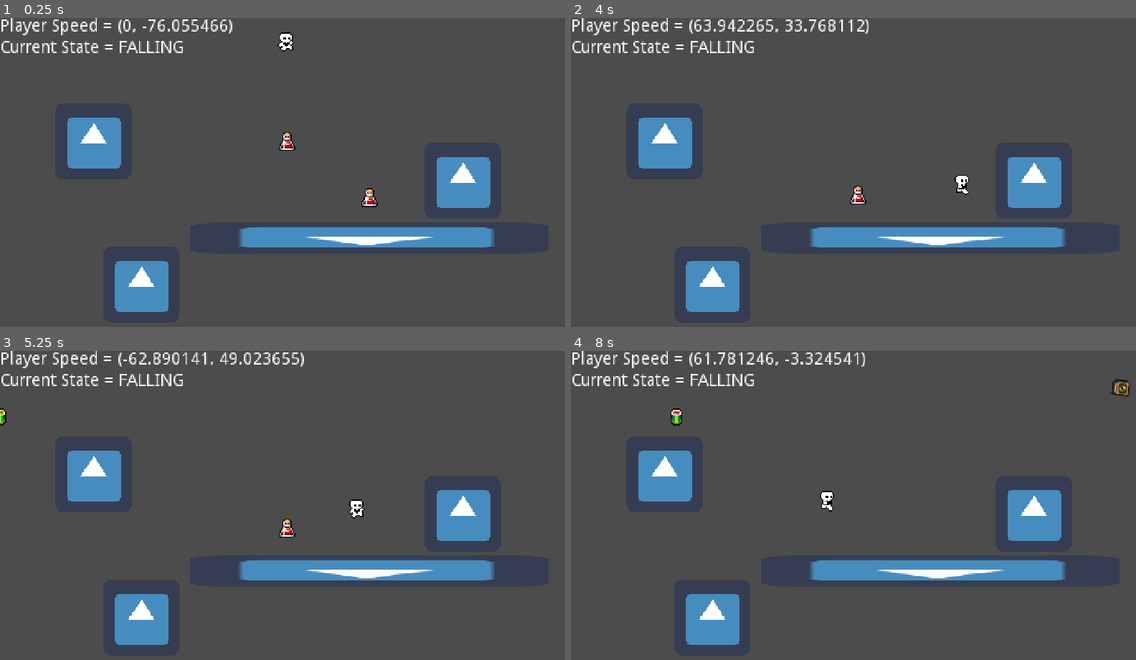
Above: before the commit, frames 1-4 (two rows, left to right).
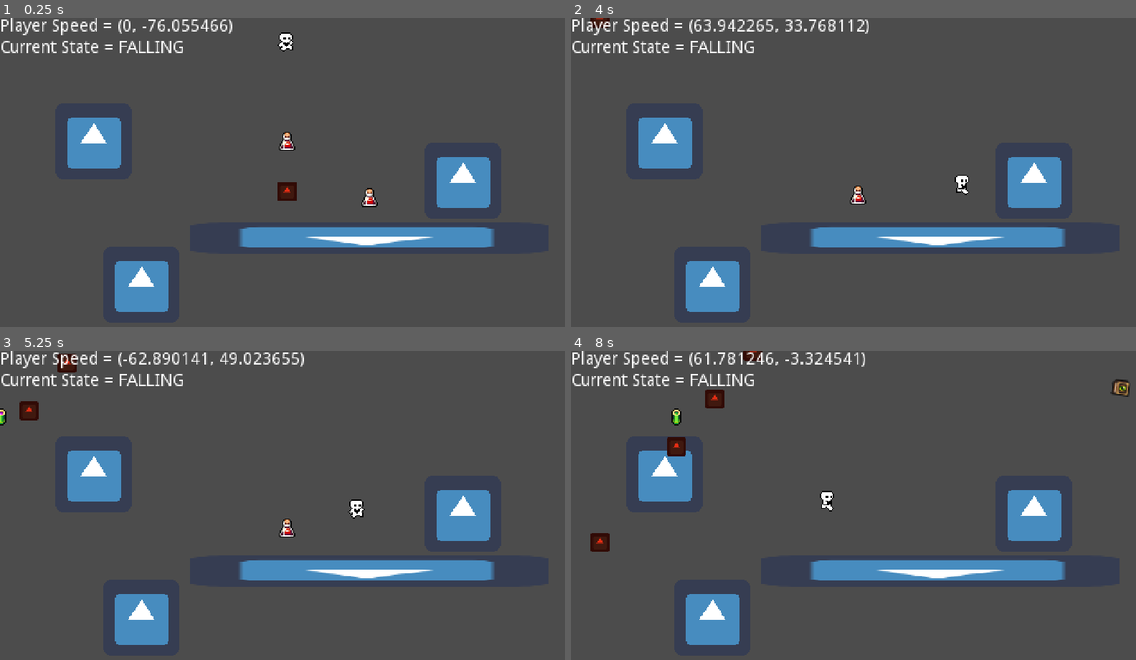
Above: after the commit, the same moments.

Repository: OldxAge/Math-Blaster-Remaster
Game: Godot game, scene res://scenes/game/game_world.tscn
The game is run twice, just before and just after one commit, with the same random seed, the same clock (stepped at 60 frames per second) and the same inputs. The engine's default icon, where the game draws it, is replaced by a stand-in: a white triangle on a blue panel in a dark square.
Inputs:
- Up to frame 1 (0.25 s): no input
- Up to frame 2 (4 s): hold Right (move_right) 0.53-2.03 s; tap Space (jump) at 0.77, 1.52, 3.02, 3.77 s; hold Left (move_left) 2.03-2.78 s; hold Right (move_right) from 2.78 s (still down)
- Up to frame 3 (5.25 s): release Right (move_right) at 4.28 s; hold Left (move_left) 4.28-5.03 s; tap Space (jump) at 4.52 s; hold Right (move_right) from 5.03 s (still down)
- Up to frame 4 (8 s): release Right (move_right) at 5.78 s; hold Left (move_left) 5.78-7.28 s; tap Space (jump) at 6.02, 6.77, 7.52 s; hold Right (move_right) from 7.28 s (still down)

The runs differ from the first frame. In frame 1, 0.2% of the frame differs, in the area x 49-53%, y 53-60%; in frame 2, less than 0.1%; in frame 3, 0.4%; in frame 4, 0.8%, in the area x 3-34%, y 0-65%.

Commit message:
Added Basic Bullet Functionality
Created Bullet Spawner and Bullet object
Still needs work, but currently Player is capable of firing bullets when pressing up key, Aliens can fire down on a timer as they traverse the screen, and bullets are invisible upon collision with anything but bullets.
Need to fix bullet spawn rate (add more bullets in queque?) and have them affect meteors, aliens, and player

Diff:
--- a/Math Blaster Remaster/project.godot
+++ b/Math Blaster Remaster/project.godot
@@ -47,6 +47,10 @@
 config/name="Math Blaster Remaster"
 run/main_scene="res://scenes/game/game_world.tscn"
 config/icon="res://assets/sprites/icon.png"
+
+[autoload]
+
+BulletSpawner="*res://scenes/game/weapons/BulletSpawner.tscn"
 
 [display]
 
@@ -103,6 +107,7 @@
 2d_physics/layer_2="player"
 2d_physics/layer_3="items"
 2d_physics/layer_4="bullets"
+2d_physics/layer_5="enemies"
 
 [physics]
 
--- a/Math Blaster Remaster/scenes/game/HazardSpawner.gd
+++ b/Math Blaster Remaster/scenes/game/HazardSpawner.gd
@@ -35,6 +35,7 @@
 		else:
 			_aliens[_alienIndex].moveLeft()
 		_aliens[_alienIndex].visible = true
+		_aliens[_alienIndex].startTimer()
 		if(_alienIndex >= _aliens.size() - 1):
 			_alienIndex = 0
 		else:
--- a/Math Blaster Remaster/scenes/game/characters/player.gd
+++ b/Math Blaster Remaster/scenes/game/characters/player.gd
@@ -28,6 +28,7 @@
 var speed
 
 onready var _animation_player = $AnimatedSprite
+onready var _fire_point = $Firepoint
 
 var _current_state
 var _can_crawl
--- a/Math Blaster Remaster/scenes/game/characters/player.tscn
+++ b/Math Blaster Remaster/scenes/game/characters/player.tscn
@@ -45,3 +45,6 @@
 
 [node name="Ladder" type="Node" parent="StateMachine"]
 script = ExtResource( 7 )
+
+[node name="Firepoint" type="Position2D" parent="."]
+position = Vector2( 0, -27 )
--- a/Math Blaster Remaster/scenes/game/characters/state_machine/states/Air.gd
+++ b/Math Blaster Remaster/scenes/game/characters/state_machine/states/Air.gd
@@ -45,5 +45,7 @@
 		pressed = false
 		player._animation_player.play("falling")
 		player._current_state = "FALLING"
-	elif (Input.is_action_just_pressed("move_up") or Input.is_action_just_pressed("move_down")) and player._can_climb:
-		state_machine.transition_to("Climb", {do_climb = true})
+	elif (Input.is_action_just_pressed("move_up")):
+		BulletSpawner.releaseNewBullet(player._fire_point.get_global_position(), -1)
+#	elif (Input.is_action_just_pressed("move_up") or Input.is_action_just_pressed("move_down")) and player._can_climb:
+#		state_machine.transition_to("Climb", {do_climb = true})
--- a/Math Blaster Remaster/scenes/game/characters/state_machine/states/Ground.gd
+++ b/Math Blaster Remaster/scenes/game/characters/state_machine/states/Ground.gd
@@ -49,7 +49,9 @@
 	# State Transition if statements
 	if Input.is_action_just_pressed("jump") and player._can_jump:
 		state_machine.transition_to("Air")
-	elif (Input.is_action_just_pressed("move_up") or Input.is_action_just_pressed("move_down")) and player._can_climb:
-		state_machine.transition_to("Climb", {do_climb = true})
+	elif (Input.is_action_just_pressed("move_up")):
+		BulletSpawner.releaseNewBullet(player._fire_point.get_global_position(), -1)
+#	elif (Input.is_action_just_pressed("move_up") or Input.is_action_just_pressed("move_down")) and player._can_climb:
+#		state_machine.transition_to("Climb", {do_climb = true})
 	elif is_equal_approx(x_input, 0.0):
 		state_machine.transition_to("Idle")
--- a/Math Blaster Remaster/scenes/game/characters/state_machine/states/Idle.gd
+++ b/Math Blaster Remaster/scenes/game/characters/state_machine/states/Idle.gd
@@ -21,5 +21,7 @@
 		state_machine.transition_to("Ground")
 	elif Input.is_action_just_pressed("jump") and player._can_jump:
 		state_machine.transition_to("Air")
-	elif (Input.is_action_just_pressed("move_up") or Input.is_action_just_pressed("move_down")) and player._can_climb:
-		state_machine.transition_to("Climb")
+	elif (Input.is_action_just_pressed("move_up")):
+		BulletSpawner.releaseNewBullet(player._fire_point.get_global_position(), -1)
+#	elif (Input.is_action_just_pressed("move_up") or Input.is_action_just_pressed("move_down")) and player._can_climb:
+#		state_machine.transition_to("Climb")
--- a/Math Blaster Remaster/scenes/game/game_world.tscn
+++ b/Math Blaster Remaster/scenes/game/game_world.tscn
@@ -1,10 +1,11 @@
-[gd_scene load_steps=7 format=2]
+[gd_scene load_steps=8 format=2]
 
 [ext_resource path="res://scenes/game/characters/player.tscn" type="PackedScene" id=1]
 [ext_resource path="res://scenes/game/game_world.gd" type="Script" id=2]
 [ext_resource path="res://scenes/_debug/debug_info.tscn" type="PackedScene" id=3]
 [ext_resource path="res://scenes/game/levels/platform.tscn" type="PackedScene" id=4]
 [ext_resource path="res://scenes/game/items/fuel_cell/FuelCell.tscn" type="PackedScene" id=5]
+[ext_resource path="res://scenes/game/weapons/BulletSpawner.tscn" type="PackedScene" id=6]
 [ext_resource path="res://scenes/game/levels/HazardSpawner.tscn" type="PackedScene" id=7]
 
 [node name="Game" type="Node2D"]
@@ -52,3 +53,6 @@
 color = 5
 
 [node name="HazardSpawner" parent="." instance=ExtResource( 7 )]
+
+[node name="BulletSpawner" parent="." instance=ExtResource( 6 )]
+position = Vector2( 158, -252 )
--- a/Math Blaster Remaster/scenes/game/levels/alien/Alien.gd
+++ b/Math Blaster Remaster/scenes/game/levels/alien/Alien.gd
@@ -22,5 +22,12 @@
 		x_speed *= -1
 
 
-#func _on_ShootTimer_timeout() -> void:
+
+func startTimer():
+	$ShootTimer.start(1)
+	$ShootTimer.one_shot = false
+
+func _on_ShootTimer_timeout() -> void:
+	BulletSpawner.releaseNewBullet($FirePoint.get_global_position(), 1)
+	print("Alien Shooting")
 	#shootLaser Shoot solid line all the way to the ground
--- a/Math Blaster Remaster/scenes/game/levels/alien/Alien.tscn
+++ b/Math Blaster Remaster/scenes/game/levels/alien/Alien.tscn
@@ -35,6 +35,8 @@
 
 [node name="Alien" type="Area2D"]
 z_index = -1
+collision_layer = 16
+collision_mask = 10
 script = ExtResource( 1 )
 
 [node name="CollisionShape2D" type="CollisionShape2D" parent="."]
@@ -42,9 +44,13 @@
 
 [node name="AnimatedSprite" type="AnimatedSprite" parent="."]
 frames = SubResource( 3 )
+frame = 1
 playing = true
 
 [node name="ShootTimer" type="Timer" parent="."]
 
+[node name="FirePoint" type="Position2D" parent="."]
+position = Vector2( 0, 25 )
+
 [connection signal="body_entered" from="." to="." method="_on_Alien_body_entered"]
 [connection signal="timeout" from="ShootTimer" to="." method="_on_ShootTimer_timeout"]
--- a/Math Blaster Remaster/scenes/game/levels/meteor/Meteor.tscn
+++ b/Math Blaster Remaster/scenes/game/levels/meteor/Meteor.tscn
@@ -20,6 +20,8 @@
 
 [node name="Meteor" type="Area2D"]
 z_index = -1
+collision_layer = 16
+collision_mask = 10
 script = ExtResource( 1 )
 
 [node name="CollisionShape2D" type="CollisionShape2D" parent="."]
--- /dev/null
+++ b/Math Blaster Remaster/scenes/game/weapons/Bullet.gd
@@ -0,0 +1,32 @@
+extends Area2D
+
+export var x_speed: int = 0
+export var y_speed: int = 0
+var _originalSpeed: int = 40
+
+func _ready() -> void:
+	_originalSpeed = y_speed
+
+func _physics_process(delta: float) -> void:
+	position.y += y_speed * delta
+
+
+func _on_Bullet_body_entered(body: Node) -> void:
+	print("blammo")
+	zeroOutBullet()
+	BulletSpawner.handleSpentBullet(self)
+
+
+func _on_Bullet_area_entered(area: Area2D) -> void:
+	print("Wowweeee")
+	zeroOutBullet()
+	BulletSpawner.handleSpentBullet(self)
+
+func zeroOutBullet():
+	y_speed = 0
+
+func initiateBulletMovement(_bulletDirection):
+	if _bulletDirection < 0:
+		y_speed = _originalSpeed * _bulletDirection
+	else:
+		y_speed = _originalSpeed
--- /dev/null
+++ b/Math Blaster Remaster/scenes/game/weapons/Bullet.tscn
@@ -0,0 +1,25 @@
+[gd_scene load_steps=4 format=2]
+
+[ext_resource path="res://assets/sprites/icon.png" type="Texture" id=1]
+[ext_resource path="res://scenes/game/weapons/Bullet.gd" type="Script" id=2]
+
+[sub_resource type="CapsuleShape2D" id=1]
+radius = 9.0
+height = 4.0
+
+[node name="Bullet" type="Area2D"]
+collision_layer = 8
+collision_mask = 19
+script = ExtResource( 2 )
+y_speed = 40
+
+[node name="CollisionShape2D" type="CollisionShape2D" parent="."]
+shape = SubResource( 1 )
+
+[node name="Sprite" type="Sprite" parent="."]
+modulate = Color( 0.905882, 0.176471, 0.0784314, 1 )
+scale = Vector2( 0.25, 0.25 )
+texture = ExtResource( 1 )
+
+[connection signal="area_entered" from="." to="." method="_on_Bullet_area_entered"]
+[connection signal="body_entered" from="." to="." method="_on_Bullet_body_entered"]
--- /dev/null
+++ b/Math Blaster Remaster/scenes/game/weapons/BulletSpawner.gd
@@ -0,0 +1,18 @@
+extends Node2D
+
+onready var _bulletArray: Array = $Bullets.get_children()
+onready var _holdingPoint: Position2D = $HoldingPosition
+var _bulletIndex: int = 0
+
+func releaseNewBullet(_firePoint: Vector2, _bulletDirection: int):
+	var _newBullet = _bulletArray.pop_front()
+	_newBullet.initiateBulletMovement(_bulletDirection)
+	_newBullet.position = _firePoint
+	_newBullet.visible = true
+
+
+func handleSpentBullet(_spentBullet : Area2D):
+	_spentBullet.visible = false
+	_spentBullet.zeroOutBullet()
+	_spentBullet.position = _holdingPoint.position
+	_bulletArray.append(_spentBullet)
--- /dev/null
+++ b/Math Blaster Remaster/scenes/game/weapons/BulletSpawner.tscn
@@ -0,0 +1,53 @@
+[gd_scene load_steps=3 format=2]
+
+[ext_resource path="res://scenes/game/weapons/Bullet.tscn" type="PackedScene" id=1]
+[ext_resource path="res://scenes/game/weapons/BulletSpawner.gd" type="Script" id=2]
+
+[node name="BulletSpawner" type="Node2D"]
+script = ExtResource( 2 )
+
+[node name="HoldingPosition" type="Position2D" parent="."]
+
+[node name="Bullets" type="Node" parent="."]
+
+[node name="Bullet1" parent="Bullets" instance=ExtResource( 1 )]
+
+[node name="Bullet2" parent="Bullets" instance=ExtResource( 1 )]
+
+[node name="Bullet3" parent="Bullets" instance=ExtResource( 1 )]
+
+[node name="Bullet4" parent="Bullets" instance=ExtResource( 1 )]
+
+[node name="Bullet5" parent="Bullets" instance=ExtResource( 1 )]
+
+[node name="Bullet6" parent="Bullets" instance=ExtResource( 1 )]
+
+[node name="Bullet7" parent="Bullets" instance=ExtResource( 1 )]
+
+[node name="Bullet8" parent="Bullets" instance=ExtResource( 1 )]
+
+[node name="Bullet9" parent="Bullets" instance=ExtResource( 1 )]
+
+[node name="Bullet10" parent="Bullets" instance=ExtResource( 1 )]
+
+[node name="AlienBullets" type="Node" parent="."]
+
+[node name="Bullet1" parent="AlienBullets" instance=ExtResource( 1 )]
+
+[node name="Bullet2" parent="AlienBullets" instance=ExtResource( 1 )]
+
+[node name="Bullet3" parent="AlienBullets" instance=ExtResource( 1 )]
+
+[node name="Bullet4" parent="AlienBullets" instance=ExtResource( 1 )]
+
+[node name="Bullet5" parent="AlienBullets" instance=ExtResource( 1 )]
+
+[node name="Bullet6" parent="AlienBullets" instance=ExtResource( 1 )]
+
+[node name="Bullet7" parent="AlienBullets" instance=ExtResource( 1 )]
+
+[node name="Bullet8" parent="AlienBullets" instance=ExtResource( 1 )]
+
+[node name="Bullet9" parent="AlienBullets" instance=ExtResource( 1 )]
+
+[node name="Bullet10" parent="AlienBullets" instance=ExtResource( 1 )]
